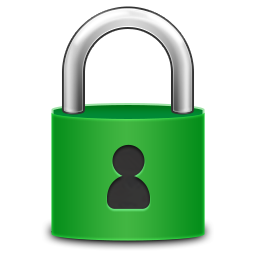
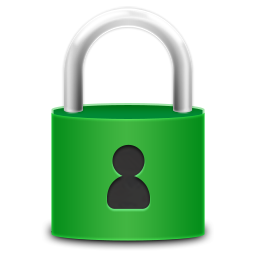
Before/after of a 256x256 layered artwork. What changed in the layer stack:
pixels changed over [62, 6, 194, 115] (layer not identified)
